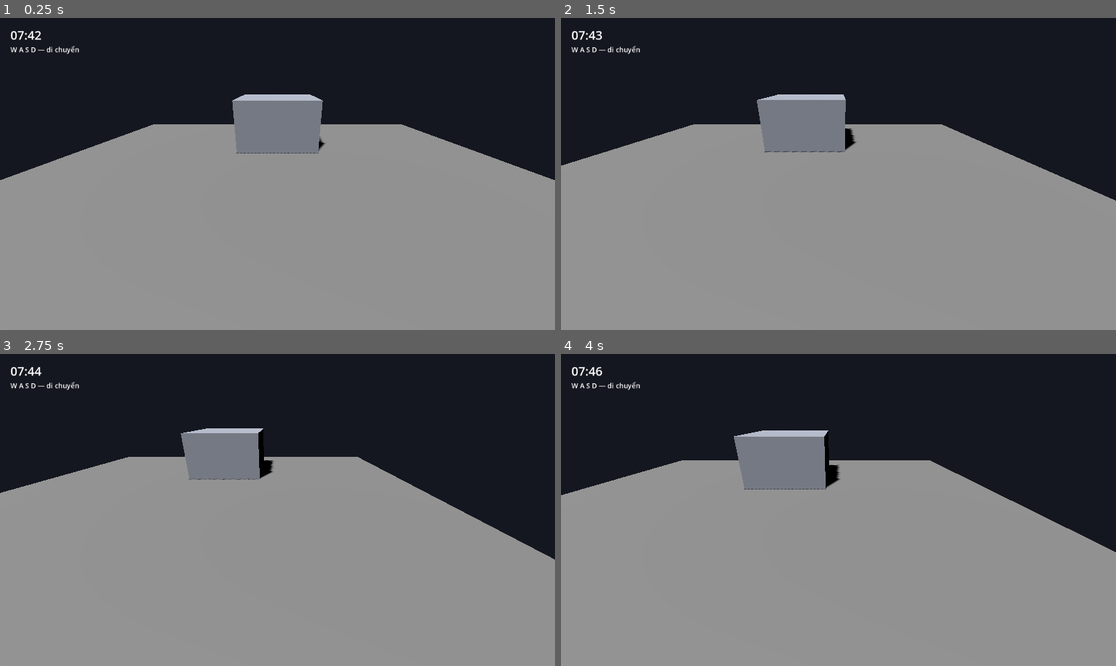
Above: before the commit, frames 1-4 (two rows, left to right).
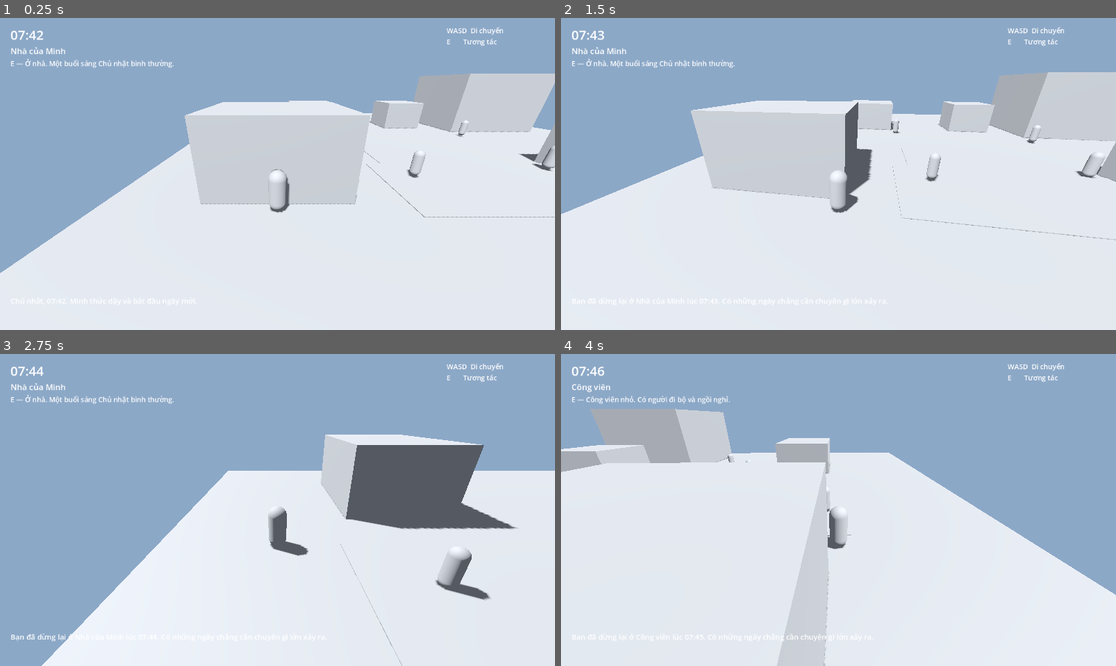
Above: after the commit, the same moments.

Repository: Drak-318/M-t-i-Ng-i-Life-Simulation
Game: Godot game, scene res://scenes/Main.tscn
The game is run twice, just before and just after one commit, with the same random seed, the same clock (stepped at 60 frames per second) and the same inputs.
Inputs:
- Up to frame 1 (0.25 s): no input
- Up to frame 2 (1.5 s): tap Enter at 0.5 s; hold D (move_right) 0.53-1.28 s; hold E (interact, bound only after the commit) 0.53-1.28 s; hold S (move_back) from 1.28 s (still down); tap E (interact, bound only after the commit) at 1.35 s
- Up to frame 3 (2.75 s): release S (move_back) at 2.03 s; hold D (move_right) from 2.03 s (still down); hold E (interact, bound only after the commit) from 2.03 s (still down)
- Up to frame 4 (4 s): release D (move_right) at 2.78 s; release E (interact, bound only after the commit) at 2.78 s; hold W (move_forward) 2.78-3.53 s; tap E (interact, bound only after the commit) at 2.85 s; hold A (move_left) from 3.53 s (still down); hold E (interact, bound only after the commit) from 3.53 s (still down)

The runs differ from the first frame. In frame 1, 100% of the frame differs, in the area x 0-100%, y 0-100%; in frame 2, 100%; in frame 3, 100%; in frame 4, 100%.

Commit message:
feat: build playable 3D neighborhood vertical slice

Diff:
--- a/project.godot
+++ b/project.godot
@@ -28,3 +28,4 @@
 move_back={"deadzone": 0.5, "events": [Object(InputEventKey,"physical_keycode":83)]}
 move_left={"deadzone": 0.5, "events": [Object(InputEventKey,"physical_keycode":65)]}
 move_right={"deadzone": 0.5, "events": [Object(InputEventKey,"physical_keycode":68)]}
+interact={"deadzone": 0.5, "events": [Object(InputEventKey,"physical_keycode":69)]}
--- a/scenes/Main.tscn
+++ b/scenes/Main.tscn
@@ -1,64 +1,6 @@
-[gd_scene load_steps=7 format=3]
+[gd_scene load_steps=2 format=3]
 
 [ext_resource type="Script" path="res://scripts/Main.gd" id="1_main"]
-[ext_resource type="Script" path="res://scripts/Player.gd" id="2_player"]
-
-[sub_resource type="BoxMesh" id="BoxGround"]
-size = Vector3(40, 0.2, 40)
-
-[sub_resource type="BoxShape3D" id="GroundShape"]
-size = Vector3(40, 0.2, 40)
-
-[sub_resource type="BoxMesh" id="BoxBuilding"]
-size = Vector3(8, 5, 8)
-
-[sub_resource type="StandardMaterial3D" id="BuildingMaterial"]
-albedo_color = Color(0.55, 0.57, 0.62, 1)
 
 [node name="Main" type="Node3D"]
 script = ExtResource("1_main")
-
-[node name="Sun" type="DirectionalLight3D" parent="."]
-rotation_degrees = Vector3(-55, -25, 0)
-light_energy = 1.2
-shadow_enabled = true
-
-[node name="Ground" type="StaticBody3D" parent="."]
-
-[node name="Mesh" type="MeshInstance3D" parent="Ground"]
-mesh = SubResource("BoxGround")
-
-[node name="Collision" type="CollisionShape3D" parent="Ground"]
-shape = SubResource("GroundShape")
-
-[node name="Building" type="MeshInstance3D" parent="."]
-position = Vector3(0, 2.5, -10)
-mesh = SubResource("BoxBuilding")
-material_override = SubResource("BuildingMaterial")
-
-[node name="Player" type="CharacterBody3D" parent="."]
-position = Vector3(0, 1.2, 6)
-script = ExtResource("2_player")
-
-[node name="Camera" type="Camera3D" parent="Player"]
-position = Vector3(0, 5.5, 7)
-rotation_degrees = Vector3(-25, 0, 0)
-current = true
-
-[node name="UI" type="CanvasLayer" parent="."]
-
-[node name="Clock" type="Label" parent="UI"]
-offset_left = 24.0
-offset_top = 20.0
-offset_right = 150.0
-offset_bottom = 60.0
-theme_override_font_sizes/font_size = 28
-text = "07:42"
-
-[node name="Hint" type="Label" parent="UI"]
-offset_left = 24.0
-offset_top = 62.0
-offset_right = 500.0
-offset_bottom = 95.0
-theme_override_font_sizes/font_size = 16
-text = "W A S D — di chuyển"
--- /dev/null
+++ b/scripts/Location.gd
@@ -0,0 +1,20 @@
+extends Area3D
+
+signal player_entered(location_id: String, display_name: String)
+signal player_exited(location_id: String)
+
+@export var location_id := ""
+@export var display_name := ""
+@export_multiline var interaction_text := ""
+
+func _ready() -> void:
+    body_entered.connect(_on_body_entered)
+    body_exited.connect(_on_body_exited)
+
+func _on_body_entered(body: Node3D) -> void:
+    if body.is_in_group("player"):
+        player_entered.emit(location_id, display_name)
+
+func _on_body_exited(body: Node3D) -> void:
+    if body.is_in_group("player"):
+        player_exited.emit(location_id)
--- a/scripts/Main.gd
+++ b/scripts/Main.gd
@@ -1,25 +1,121 @@
 extends Node3D
 
-# Vertical slice đầu tiên: một không gian 3D nhỏ có thể di chuyển.
-# Đây chưa phải hệ thống gameplay hoàn chỉnh; mục tiêu là kiểm tra nền Godot.
+const WorldBuilderScript = preload("res://scripts/WorldBuilder.gd")
+const PlayerScript = preload("res://scripts/Player.gd")
 
-@onready var player: CharacterBody3D = $Player
-@onready var clock_label: Label = $UI/Clock
-
+var world: Node3D
+var player: CharacterBody3D
+var clock_label: Label
+var location_label: Label
+var interaction_label: Label
+var system_label: Label
 var minutes := 7 * 60 + 42
 var elapsed := 0.0
+var current_location_id := "HOME"
+var current_location_name := "Nhà của Minh"
+var current_interaction := "Ở nhà. Một buổi sáng Chủ nhật bình thường."
+var player_state := {"energy": 82.0, "money": 15000000.0, "stress": 18.0, "confidence": 52.0, "social_energy": 55.0}
+var memories: Array[String] = []
 
 func _ready() -> void:
+    _build_lighting()
+    _build_world()
+    _build_player()
+    _build_ui()
     _update_clock()
+    _update_location_ui()
+    _set_system_message("Chủ nhật, 07:42. Minh thức dậy và bắt đầu ngày mới.")
 
 func _process(delta: float) -> void:
     elapsed += delta
     if elapsed >= 1.0:
-        elapsed = 0.0
+        elapsed -= 1.0
         minutes += 1
         _update_clock()
+
+func _unhandled_input(event: InputEvent) -> void:
+    if event.is_action_pressed("interact"):
+        _interact()
+
+func _build_lighting() -> void:
+    var sun := DirectionalLight3D.new()
+    sun.rotation_degrees = Vector3(-55, -25, 0)
+    sun.light_energy = 1.15
+    sun.shadow_enabled = true
+    add_child(sun)
+    var environment := WorldEnvironment.new()
+    var env := Environment.new()
+    env.background_mode = Environment.BG_COLOR
+    env.background_color = Color(0.55, 0.66, 0.78)
+    env.ambient_light_source = Environment.AMBIENT_SOURCE_COLOR
+    env.ambient_light_color = Color(0.72, 0.76, 0.82)
+    env.ambient_light_energy = 0.75
+    environment.environment = env
+    add_child(environment)
+
+func _build_world() -> void:
+    world = WorldBuilderScript.new()
+    world.name = "Neighborhood"
+    add_child(world)
+    world.location_ready.connect(_on_location_ready)
+
+func _build_player() -> void:
+    player = PlayerScript.new()
+    player.name = "NguyenMinh"
+    player.add_to_group("player")
+    player.position = Vector3(-12, 0.2, 11.0)
+    add_child(player)
+
+func _build_ui() -> void:
+    var ui := CanvasLayer.new()
+    ui.name = "UI"
+    add_child(ui)
+    clock_label = Label.new()
+    clock_label.position = Vector2(24, 18)
+    clock_label.add_theme_font_size_override("font_size", 30)
+    ui.add_child(clock_label)
+    location_label = Label.new()
+    location_label.position = Vector2(24, 62)
+    location_label.add_theme_font_size_override("font_size", 19)
+    ui.add_child(location_label)
+    interaction_label = Label.new()
+    interaction_label.position = Vector2(24, 94)
+    interaction_label.add_theme_font_size_override("font_size", 16)
+    ui.add_child(interaction_label)
+    system_label = Label.new()
+    system_label.position = Vector2(24, 640)
+    system_label.add_theme_font_size_override("font_size", 17)
+    ui.add_child(system_label)
+    var controls := Label.new()
+    controls.position = Vector2(1030, 18)
+    controls.text = "WASD  Di chuyển\nE       Tương tác"
+    controls.add_theme_font_size_override("font_size", 16)
+    ui.add_child(controls)
+
+func _on_location_ready(location_id: String, display_name: String, interaction_text: String) -> void:
+    current_location_id = location_id
+    current_location_name = display_name
+    current_interaction = interaction_text
+    _update_location_ui()
 
 func _update_clock() -> void:
     var hour := int(minutes / 60) % 24
     var minute := minutes % 60
     clock_label.text = "%02d:%02d" % [hour, minute]
+
+func _update_location_ui() -> void:
+    if not location_label:
+        return
+    location_label.text = current_location_name
+    interaction_label.text = "E — %s" % current_interaction
+
+func _set_system_message(message: String) -> void:
+    if system_label:
+        system_label.text = message
+
+func _interact() -> void:
+    memories.append("visited:%s:%02d:%02d" % [current_location_id, int(minutes / 60) % 24, minutes % 60])
+    player_state["energy"] = max(0.0, float(player_state["energy"]) - 1.0)
+    var hour := int(minutes / 60) % 24
+    var minute := minutes % 60
+    _set_system_message("Bạn đã dừng lại ở %s lúc %02d:%02d. Có những ngày chẳng cần chuyện gì lớn xảy ra." % [current_location_name, hour, minute])
--- /dev/null
+++ b/scripts/NPC.gd
@@ -0,0 +1,60 @@
+extends CharacterBody3D
+
+## NPC nền: nhân vật không đứng yên chờ người chơi.
+## Mỗi NPC có nhịp di chuyển đơn giản để tạo cảm giác khu phố đang sống.
+
+@export var wander_radius := 6.0
+@export var speed := 1.2
+var _origin := Vector3.ZERO
+var _target := Vector3.ZERO
+var _wait := 0.0
+
+func setup(start_position: Vector3, npc_name: String) -> void:
+    global_position = start_position
+    name = npc_name
+    _origin = start_position
+    _pick_target()
+
+func _ready() -> void:
+    add_to_group("npc")
+    _build_body()
+    _pick_target()
+
+func _physics_process(delta: float) -> void:
+    _wait -= delta
+    if _wait > 0.0:
+        velocity.x = move_toward(velocity.x, 0.0, 4.0 * delta)
+        velocity.z = move_toward(velocity.z, 0.0, 4.0 * delta)
+        move_and_slide()
+        return
+    var flat_target := Vector3(_target.x, global_position.y, _target.z)
+    var direction := global_position.direction_to(flat_target)
+    direction.y = 0.0
+    if direction.length_squared() < 0.25:
+        _pick_target()
+        return
+    velocity.x = direction.x * speed
+    velocity.z = direction.z * speed
+    velocity.y = -2.0 if not is_on_floor() else 0.0
+    rotation.y = lerp_angle(rotation.y, atan2(direction.x, direction.z), min(5.0 * delta, 1.0))
+    move_and_slide()
+
+func _pick_target() -> void:
+    _target = _origin + Vector3(randf_range(-wander_radius, wander_radius), 0.0, randf_range(-wander_radius, wander_radius))
+    _wait = randf_range(0.5, 2.0)
+
+func _build_body() -> void:
+    var collision := CollisionShape3D.new()
+    var shape := CapsuleShape3D.new()
+    shape.radius = 0.28
+    shape.height = 1.5
+    collision.shape = shape
+    collision.position.y = 0.75
+    add_child(collision)
+    var visual := MeshInstance3D.new()
+    var mesh := CapsuleMesh.new()
+    mesh.radius = 0.28
+    mesh.height = 1.5
+    visual.mesh = mesh
+    visual.position.y = 0.75
+    add_child(visual)
--- a/scripts/Player.gd
+++ b/scripts/Player.gd
@@ -1,17 +1,60 @@
 extends CharacterBody3D
+
+## Nguyễn Minh — nhân vật người chơi.
+## Vertical slice: đi bộ, trọng lực, quay hướng và camera theo sau.
 
 @export var speed := 4.5
 @export var acceleration := 18.0
+@export var gravity := 18.0
+
+var _visual: MeshInstance3D
+var _collision: CollisionShape3D
+
+func _ready() -> void:
+    _ensure_body()
+    _ensure_camera()
 
 func _physics_process(delta: float) -> void:
     var input_vector := Input.get_vector("move_left", "move_right", "move_forward", "move_back")
     var direction := Vector3(input_vector.x, 0.0, input_vector.y)
-
-    if direction.length() > 1.0:
+    if direction.length_squared() > 1.0:
         direction = direction.normalized()
-
     var target := direction * speed
     velocity.x = move_toward(velocity.x, target.x, acceleration * delta)
     velocity.z = move_toward(velocity.z, target.z, acceleration * delta)
-    velocity.y = 0.0
+    if not is_on_floor():
+        velocity.y -= gravity * delta
+    else:
+        velocity.y = 0.0
+    if direction.length_squared() > 0.01:
+        var target_angle := atan2(direction.x, direction.z)
+        rotation.y = lerp_angle(rotation.y, target_angle, min(10.0 * delta, 1.0))
     move_and_slide()
+    global_position.x = clamp(global_position.x, -18.5, 18.5)
+    global_position.z = clamp(global_position.z, -18.5, 18.5)
+
+func _ensure_body() -> void:
+    _collision = CollisionShape3D.new()
+    _collision.name = "Collision"
+    var capsule_shape := CapsuleShape3D.new()
+    capsule_shape.radius = 0.38
+    capsule_shape.height = 1.8
+    _collision.shape = capsule_shape
+    _collision.position.y = 0.9
+    add_child(_collision)
+    _visual = MeshInstance3D.new()
+    _visual.name = "NguyenMinh"
+    var capsule := CapsuleMesh.new()
+    capsule.radius = 0.38
+    capsule.height = 1.8
+    _visual.mesh = capsule
+    _visual.position.y = 0.9
+    add_child(_visual)
+
+func _ensure_camera() -> void:
+    var camera := Camera3D.new()
+    camera.name = "ThirdPersonCamera"
+    camera.position = Vector3(0.0, 5.0, 7.5)
+    camera.rotation_degrees = Vector3(-24.0, 0.0, 0.0)
+    camera.current = true
+    add_child(camera)
--- a/scripts/WorldBuilder.gd
+++ b/scripts/WorldBuilder.gd
@@ -1,59 +1,102 @@
 extends Node3D
 
-## Tạo khu phố MVP bằng primitive của Godot.
-## Đây là placeholder có chủ ý: chưa cần asset 3D thật ở giai đoạn này.
+const LocationScript = preload("res://scripts/Location.gd")
+const NPCScript = preload("res://scripts/NPC.gd")
+
+signal location_ready(location_id: String, display_name: String, interaction_text: String)
+var locations: Dictionary = {}
 
 func _ready() -> void:
+    randomize()
     _build_ground()
-    _build_road(Vector3(0, 0.02, 0), Vector3(40, 0.1, 6))
-    _build_road(Vector3(0, 0.03, -14), Vector3(40, 0.1, 4))
-    _build_building("Home", Vector3(-12, 2.0, 8), Vector3(7, 4, 6))
-    _build_building("Office", Vector3(12, 3.0, -8), Vector3(9, 6, 8))
-    _build_building("Cafe", Vector3(-8, 1.5, -8), Vector3(5, 3, 5))
-    _build_building("Store", Vector3(3, 1.5, -8), Vector3(4, 3, 4))
-    _build_building("Restaurant", Vector3(9, 1.5, 8), Vector3(6, 3, 5))
-    _build_park(Vector3(0, 0, 9))
+    _build_roads()
+    _build_locations()
+    _build_background_npcs()
 
 func _build_ground() -> void:
     var body := StaticBody3D.new()
     body.name = "Ground"
     add_child(body)
-
     var mesh_instance := MeshInstance3D.new()
     var mesh := BoxMesh.new()
     mesh.size = Vector3(40, 0.2, 40)
     mesh_instance.mesh = mesh
     body.add_child(mesh_instance)
-
     var collision := CollisionShape3D.new()
     var shape := BoxShape3D.new()
     shape.size = Vector3(40, 0.2, 40)
     collision.shape = shape
     body.add_child(collision)
 
-func _build_road(pos: Vector3, size: Vector3) -> void:
+func _build_roads() -> void:
+    _add_box("Road_Main", Vector3(0, 0.01, 0), Vector3(40, 0.08, 6))
+    _add_box("Road_North", Vector3(0, 0.02, -14), Vector3(40, 0.08, 4))
+    _add_box("Road_Vertical", Vector3(0, 0.025, 0), Vector3(4, 0.09, 40))
+
+func _build_locations() -> void:
+    _add_location("HOME", "Nhà của Minh", Vector3(-12, 2.0, 8), Vector3(7, 4, 6), "Ở nhà. Một buổi sáng Chủ nhật bình thường.", true)
+    _add_location("OFFICE", "Văn phòng", Vector3(12, 3.0, -8), Vector3(9, 6, 8), "Văn phòng của Minh. Hôm nay là Chủ nhật nên không có ca làm.", true)
+    _add_location("CAFE", "Quán cà phê", Vector3(-8, 1.5, -8), Vector3(5, 3, 5), "Một quán cà phê quen trong khu phố.", true)
+    _add_location("STORE", "Cửa hàng tiện lợi", Vector3(3, 1.5, -8), Vector3(4, 3, 4), "Cửa hàng tiện lợi mở cả ngày.", true)
+    _add_location("RESTAURANT", "Quán ăn", Vector3(9, 1.5, 8), Vector3(6, 3, 5), "Một quán ăn bình dân trong khu phố.", true)
+    _add_location("PARK", "Công viên", Vector3(0, 0.08, 9), Vector3(12, 0.12, 6), "Công viên nhỏ. Có người đi bộ và ngồi nghỉ.", false)
+    _add_location("PARKING", "Bãi xe", Vector3(-2, 0.08, 4), Vector3(6, 0.12, 4), "Một bãi xe nhỏ cạnh khu dân cư.", false)
+
+func _add_location(location_id: String, display_name: String, pos: Vector3, size: Vector3, interaction_text: String, blocking: bool) -> void:
+    if blocking:
+        var body := StaticBody3D.new()
+        body.name = display_name
+        body.position = pos
+        add_child(body)
+        var visual := MeshInstance3D.new()
+        var mesh := BoxMesh.new()
+        mesh.size = size
+        visual.mesh = mesh
+        body.add_child(visual)
+        var collision := CollisionShape3D.new()
+        var building_shape := BoxShape3D.new()
+        building_shape.size = size
+        collision.shape = building_shape
+        body.add_child(collision)
+    else:
+        _add_box(display_name, pos, size)
+
+    var area := Area3D.new()
+    area.name = "Location_%s" % location_id
+    area.set_script(LocationScript)
+    area.location_id = location_id
+    area.display_name = display_name
+    area.interaction_text = interaction_text
+    area.position = Vector3(pos.x, 1.0, pos.z)
+    var shape := CollisionShape3D.new()
+    var area_shape := BoxShape3D.new()
+    area_shape.size = Vector3(max(size.x + 1.5, 3.0), 2.0, max(size.z + 1.5, 3.0))
+    shape.shape = area_shape
+    area.add_child(shape)
+    add_child(area)
+    locations[location_id] = area
+    area.player_entered.connect(_on_player_entered)
+    area.player_exited.connect(_on_player_exited)
+
+func _on_player_entered(location_id: String, display_name: String) -> void:
+    var area: Area3D = locations[location_id]
+    location_ready.emit(location_id, display_name, area.interaction_text)
+
+func _on_player_exited(_location_id: String) -> void:
+    pass
+
+func _add_box(node_name: String, pos: Vector3, size: Vector3) -> void:
     var mesh_instance := MeshInstance3D.new()
-    mesh_instance.name = "Road"
+    mesh_instance.name = node_name
     mesh_instance.position = pos
     var mesh := BoxMesh.new()
     mesh.size = size
     mesh_instance.mesh = mesh
     add_child(mesh_instance)
 
-func _build_building(label: String, pos: Vector3, size: Vector3) -> void:
-    var mesh_instance := MeshInstance3D.new()
-    mesh_instance.name = label
-    mesh_instance.position = pos
-    var mesh := BoxMesh.new()
-    mesh.size = size
-    mesh_instance.mesh = mesh
-    add_child(mesh_instance)
-
-func _build_park(pos: Vector3) -> void:
-    var marker := MeshInstance3D.new()
-    marker.name = "Park"
-    marker.position = pos
-    var mesh := BoxMesh.new()
-    mesh.size = Vector3(12, 0.08, 6)
-    marker.mesh = mesh
-    add_child(marker)
+func _build_background_npcs() -> void:
+    var starts := [Vector3(-4, 0.2, 8), Vector3(5, 0.2, 7), Vector3(-5, 0.2, -4), Vector3(7, 0.2, -2)]
+    for index in starts.size():
+        var npc: CharacterBody3D = NPCScript.new()
+        add_child(npc)
+        npc.setup(starts[index], "NPC_%02d" % (index + 1))
